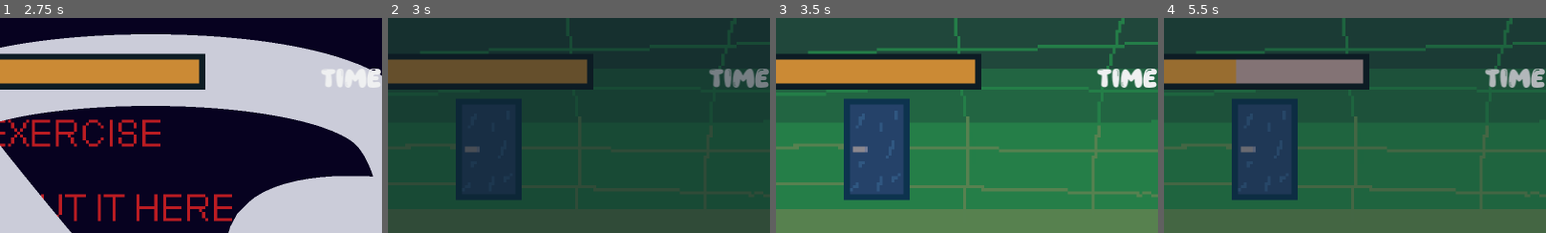
Above: before the commit, frames 1-4 (left to right).
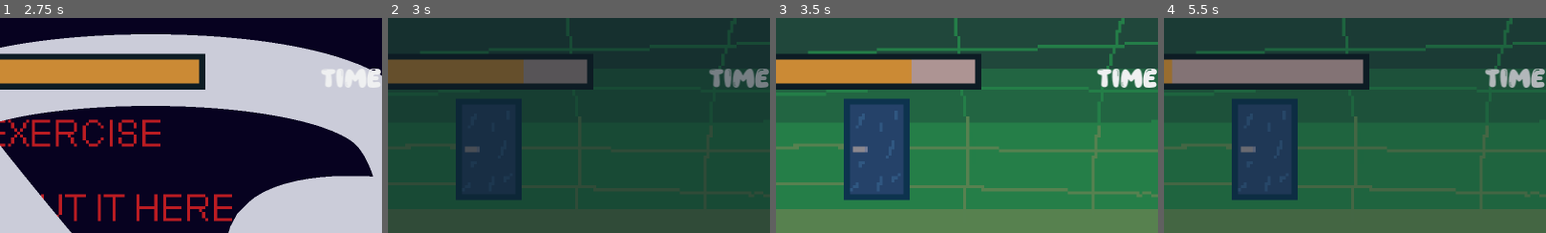
Above: after the commit, the same moments.

Repository: KatLuvsYa3/Geaux_Hackathon_Godot
Game: Godot game, scene res://scenes/game/start_screen.tscn
Same seed, same stepped clock (60 frames per second), same inputs: the game is played once before the commit and once after it.
Inputs (mouse positions are % of the whole screen's width and height, from its top left):
- Up to frame 1 (2.75 s): click "Start" at 0.5 s; click (73, 63) at 1.25 s; click "Treadmill" at 2 s
- Up to frame 2 (3 s): click "Finished?" at 2.75 s
- Up to frame 3 (3.5 s): no input
- Up to frame 4 (5.5 s): click (39, 30) at 3.5 s; click (23, 60) at 4.25 s; click "Finished?" at 5 s
The pictures show only the part of the screen within x 26-76%, y 0-50%; the shares and areas given below are measured in that part.

Frame 1 is identical in both runs. In frame 2, 1.8% of the frame differs, in the area x 35-52%, y 19-31%; in frame 3, 1.9%; in frame 4, 2.0%, in the area x 2-19%, y 19-31%.

Commit message:
definitive treadmill end

Diff:
--- a/scripts/base_script.gd
+++ b/scripts/base_script.gd
@@ -116,7 +116,7 @@
 	research_value += percentage*max_score
 
 func cardio_task_completed(percentage: float, max_score: int):
-	cardio_health += percentage*max_score
+	cardio_health += percentage*max_score*0.01
 	if cardio_health > 1.0: cardio_health = 1.0
 
 func bone_task_completed(percentage: float, max_score: int):
--- a/scripts/treadmill.gd
+++ b/scripts/treadmill.gd
@@ -74,5 +74,6 @@
 # PUT RESULT OF GAME HERE
 # IE ENERGY SPENT AND ADDING SCORE TO BASE.CARDIO
 func _on_back_to_main_pressed() -> void:
-	baseScript.cardio_task_completed((1/3) * loopCount, 10)
+	BaseScript.cardio_task_completed((1/3) * loopCount, 10)
+	BaseScript.do_task(1)
 	$BackToMain._on_pressed()
